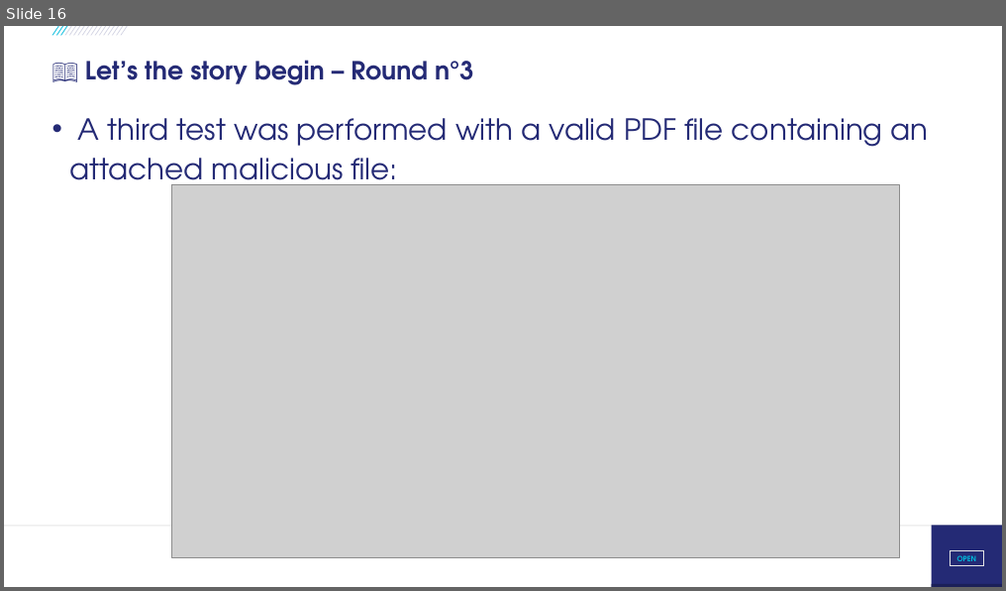
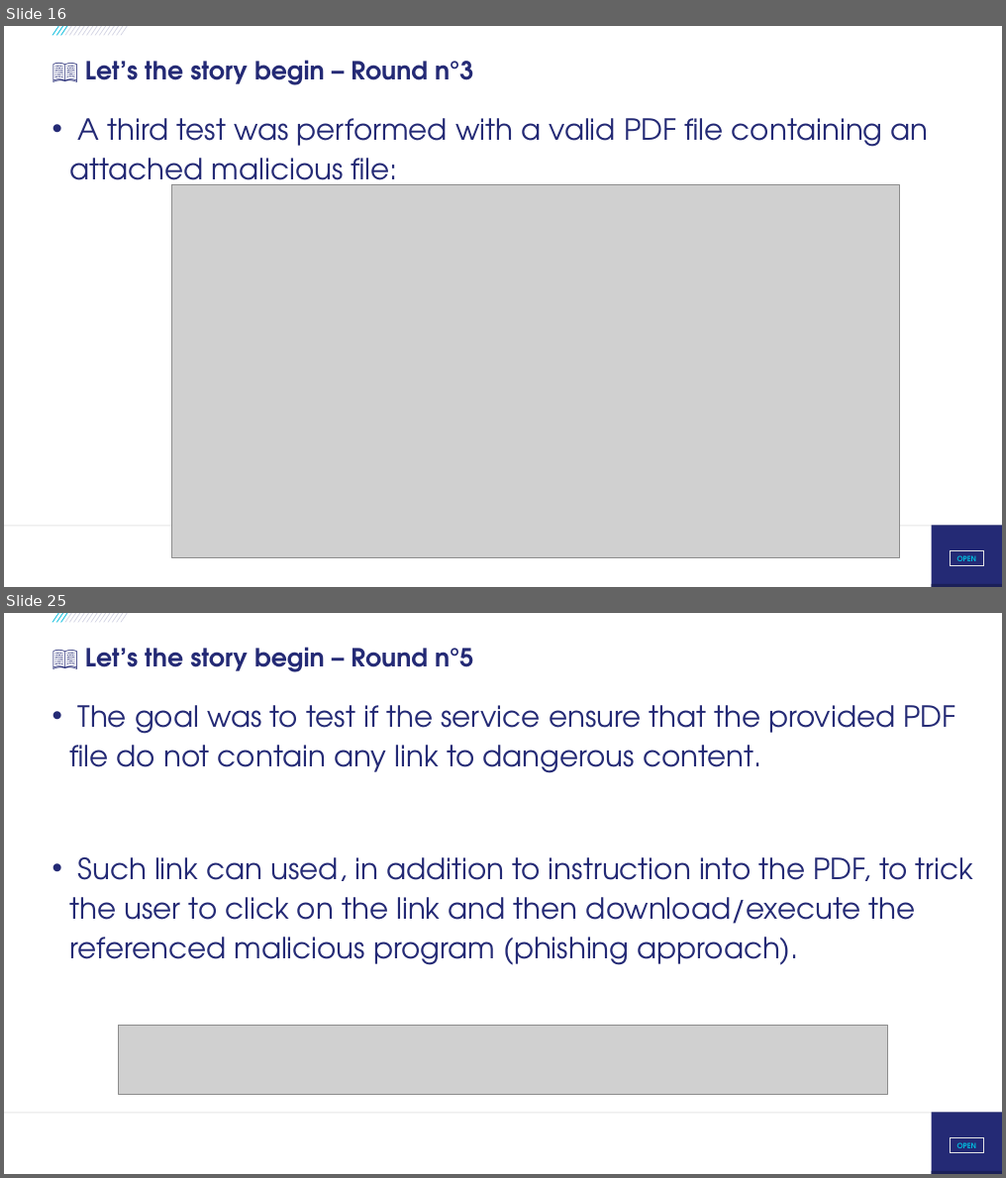
Before and after one commit to righettod/voxxeddays-lux-2026, a slide deck: presentation.pptx. Shown one above the other, each under a label of ours: slide 16 before the commit, slides 16 and 25 after it; the slides between them are not shown. The pictures are 1006x591 and 1006x1178 pixels, drawn with LibreOffice and Linux fonts; fonts in the diff are those of the drawing; grey boxes stand for pictures; background and template pictures are left out. Boxes give left, top, right and bottom in pixels: in the first picture for what was removed or moved away, otherwise in the second. Text is boxed around its words. In the diff, an @@ line names an element or a change of style, - is before the commit and + after.

```diff
--- a/presentation.pptx
+++ b/presentation.pptx
@@ slide 25 added at <box>4,613,1002,1174</box>, background #FFFFFF; not listed: 21 template elements that a slide beside it also shows @@
@@ title added at <box>85,647,473,672</box>, 24 pt, text #242A75, bold @@
+📖 Let’s the story begin – Round n°5
@@ text added at <box>69,705,973,965</box>, 28 pt, text #242A75 @@
+• The goal was to test if the service ensure that the provided PDF file do not contain any link to dangerous content.
+• Such link can used, in addition to instruction into the PDF, to trick the user to click on the link and then download/execute the referenced malicious program (phishing approach).
@@ picture added at <box>119,1025,888,1094</box> @@
```
Also in this commit, not shown: 4 slides changed, 7 other slides added, 3 other files.
